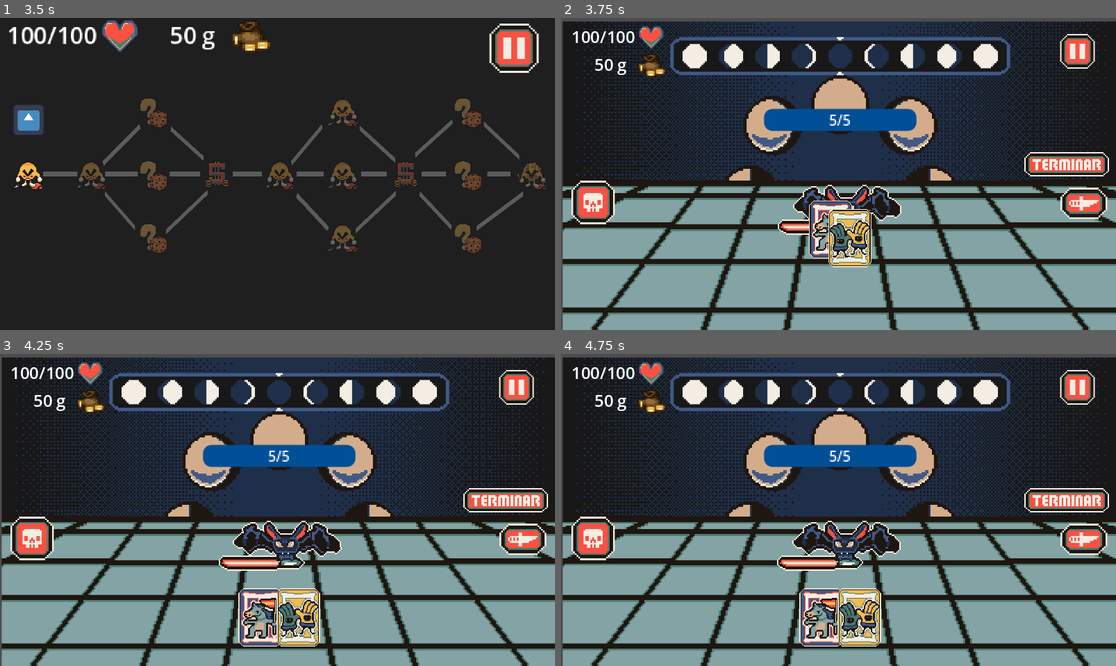
Above: before the commit, frames 1-4 (two rows, left to right).
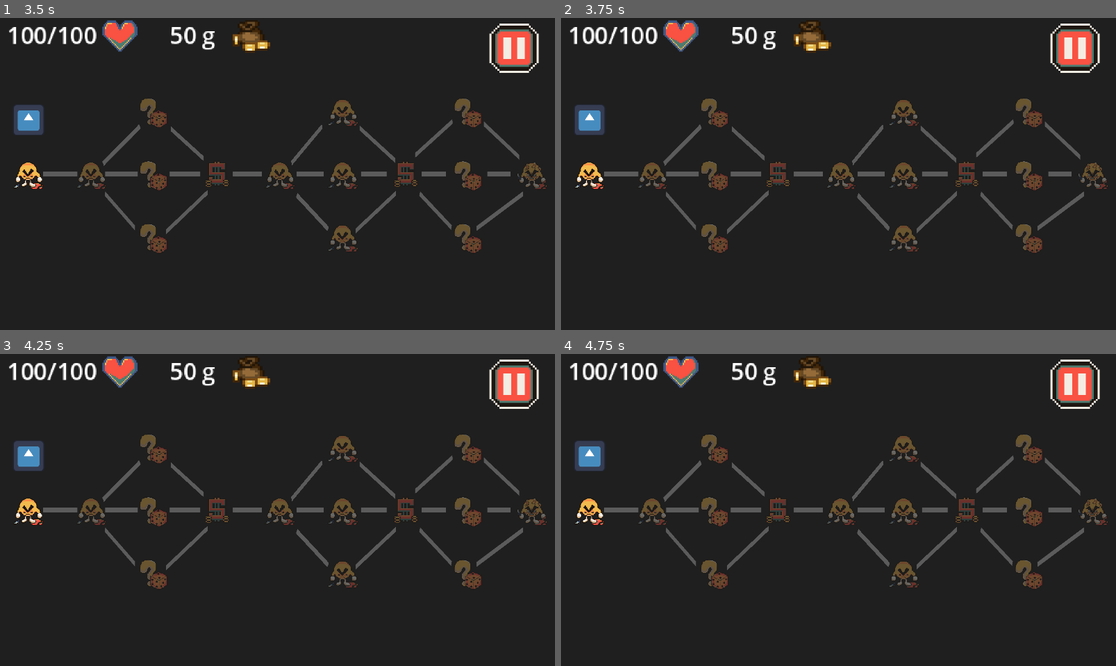
Above: after the commit, the same moments.

Repository: DarkJans19/GameJam_2026
Game: Godot game, scene res://stages/menu/menu.tscn
Two runs of this game, one before a commit and one after it. Both use one fixed random seed, a clock stepped at 60 frames per second and the inputs below. The engine's default icon, where the game draws it, is replaced by a stand-in: a white triangle on a blue panel in a dark square. Sound files missing from this copy of the repository are replaced by a short silence.
Inputs (mouse positions are in pixels of both pictures, inside the frame that each line leads up to):
- Up to frame 1 (3.5 s): click "Play" at 0.5 s; click (516, 49) at 1.25 s; click "Ir al menu" at 2 s; click "Play" at 2.75 s
- Up to frame 2 (3.75 s): tap Enter at 3.5 s; move the mouse to (588, 174) at 3.52 s; tap W (attack) at 3.6 s; click (588, 174) at 3.67 s
- Up to frame 3 (4.25 s): tap A (hurt) at 3.8 s
- Up to frame 4 (4.75 s): click (1082, 538) at 4.27 s

Frame 1 is identical in both runs. In frame 2, 68% of the frame differs, in the area x 0-100%, y 0-100%; in frame 3, 68%; in frame 4, 68%.

Commit message:
Agregue todo el apartado de musica en el combate, y las cartas, hace falta implementar sonidos a los enemigos especificos

Diff:
--- a/entities/enemy/EnemyData.gd
+++ b/entities/enemy/EnemyData.gd
@@ -8,6 +8,12 @@
 @export var heal_amount : int = 2
 
 @export var sprite : Texture2D
+
+@export var hurt_audio: AudioStream
+
+@export var attack_audio: AudioStream
+
+@export var intro_audio: AudioStream
 
 @export var moon_phase_turns : Dictionary = {
 	CombatManager.LunarPhase.NEW_MOON : [
--- a/entities/player/cards/card/card.gd
+++ b/entities/player/cards/card/card.gd
@@ -11,7 +11,8 @@
 @onready var sprite_visual: Sprite2D = $Sprite2D
 @onready var timer = $Timer
 @onready var collision_shape: CollisionShape2D = $Area2D/CollisionShape2D
-
+@onready var audio = $AudioStreamPlayer2D
+@onready var audio_selected_card = $select_card
 
 func _ready() -> void:
 	timer.wait_time = 0.4
@@ -35,6 +36,7 @@
 		collision_shape.shape.size = texture_size
 
 func _on_area_2d_mouse_entered() -> void:
+	audio.play()
 	emit_signal("hovered", self)
 	timer.start()
 
@@ -45,6 +47,7 @@
 
 func _on_area_2d_input_event(viewport: Node, event: InputEvent, shape_idx: int) -> void:
 	if event is InputEventMouseButton and event.pressed and event.button_index == MOUSE_BUTTON_LEFT:
+		audio_selected_card.play()
 		emit_signal("selected", self)
 
 func _on_timer_timeout() -> void:
--- a/entities/player/cards/card/card.tscn
+++ b/entities/player/cards/card/card.tscn
@@ -1,6 +1,8 @@
 [gd_scene format=3 uid="uid://v1we4m2libkl"]
 
 [ext_resource type="Script" uid="uid://vs45iy3pkqp5" path="res://entities/player/cards/card/card.gd" id="1_q5fv7"]
+[ext_resource type="AudioStream" uid="uid://tnyxpess2r4h" path="res://assets/Audios/card_sound.mp3" id="2_milyp"]
+[ext_resource type="AudioStream" uid="uid://ov4kt41lrpq" path="res://assets/Audios/select_card.mp3" id="3_k6mbm"]
 
 [sub_resource type="RectangleShape2D" id="RectangleShape2D_q5fv7"]
 
@@ -18,6 +20,14 @@
 wait_time = 3.0
 one_shot = true
 
+[node name="AudioStreamPlayer2D" type="AudioStreamPlayer2D" parent="." unique_id=880153659]
+stream = ExtResource("2_milyp")
+bus = &"SFX"
+
+[node name="select_card" type="AudioStreamPlayer2D" parent="." unique_id=1539568848]
+stream = ExtResource("3_k6mbm")
+volume_db = -10.0
+
 [connection signal="input_event" from="Area2D" to="." method="_on_area_2d_input_event"]
 [connection signal="mouse_entered" from="Area2D" to="." method="_on_area_2d_mouse_entered"]
 [connection signal="mouse_exited" from="Area2D" to="." method="_on_area_2d_mouse_exited"]
--- a/entities/player/cards/card/effects/Effect.gd
+++ b/entities/player/cards/card/effects/Effect.gd
@@ -17,7 +17,6 @@
 @export var target_type: TargetType
 @export var random_targets_count: int = 1
 
-# --- NUEVAS VARIABLES PARA AUTOMATIZAR EL TEXTO DEFAULT ---
 @export var effect_value: int = 0
 @export var card_type_tag: String = ""
 
--- a/entities/player/cards/card_manager/CardManager.tscn
+++ b/entities/player/cards/card_manager/CardManager.tscn
@@ -1,6 +1,21 @@
 [gd_scene format=3 uid="uid://q6d27imrgt4t"]
 
 [ext_resource type="Script" uid="uid://cq3p8ynenpav8" path="res://entities/player/cards/card_manager/card_manager.gd" id="1_mynes"]
+[ext_resource type="AudioStream" uid="uid://ov4kt41lrpq" path="res://assets/Audios/select_card.mp3" id="2_f88k1"]
+[ext_resource type="AudioStream" uid="uid://1mchy6ku00kt" path="res://assets/Audios/make_damage.mp3" id="3_7s7xp"]
+[ext_resource type="AudioStream" uid="uid://bya02ywa77xhm" path="res://assets/Audios/sacrifice_cards.mp3" id="4_xl346"]
 
 [node name="CardManager" type="Node2D" unique_id=1051861820]
 script = ExtResource("1_mynes")
+
+[node name="hacer_daño" type="AudioStreamPlayer2D" parent="." unique_id=1754370114]
+stream = ExtResource("3_7s7xp")
+
+[node name="curar" type="AudioStreamPlayer2D" parent="." unique_id=97048161]
+stream = ExtResource("2_f88k1")
+
+[node name="defensa" type="AudioStreamPlayer2D" parent="." unique_id=454323499]
+stream = ExtResource("3_7s7xp")
+
+[node name="sacrifice_cards" type="AudioStreamPlayer2D" parent="." unique_id=1292728677]
+stream = ExtResource("4_xl346")
--- a/entities/player/cards/card_manager/card_manager.gd
+++ b/entities/player/cards/card_manager/card_manager.gd
@@ -10,6 +10,11 @@
 var player_hand_reference
 var active_hover_card = null
 var contenedor_ui: Control
+
+# Audio
+@onready var make_damage_audio = $"hacer_daño"
+@onready var heal_audio = $curar
+@onready var defense_audio = $defensa
 
 func _ready() -> void:
 	add_to_group("CardManager")
@@ -148,15 +153,30 @@
 		match data.card_type_action:
 			CardData.CardTypeAction.DAMAGE:
 				if clicked_target and clicked_target.is_in_group("enemies"):
+					make_damage_audio.play()
 					clicked_target.take_damage(data.effect_value)
 			CardData.CardTypeAction.HEAL:
 				var player = get_tree().get_first_node_in_group("game_manager")
 				if player:
+					heal_audio.play()
 					player.curar_jugador(data.effect_value)
 			CardData.CardTypeAction.SHIELD:
 				var player = get_tree().get_first_node_in_group("health")
 				if player:
+					defense_audio.play()
 					player.ganar_armadura(data.effect_value)
+
+	for effect in card.card_data.effects:
+		if effect and effect.has_method("apply_effect"):
+
+			effect.apply_effect(clicked_target, get_tree())
+		else:
+			push_error("El efecto no es válido o no tiene implementado el método 'effect'")
+			return false
+
+	player_hand_reference.remove_cards_of_hand(card)
+	card.queue_free()
+	return true
 
 	for effect in card.card_data.effects:
 		if effect and effect.has_method("apply_effect"):
@@ -169,17 +189,6 @@
 	card.queue_free()
 	return true
 
-	for effect in card.card_data.effects:
-		if effect and effect.has_method("apply_effect"):
-			effect.apply_effect(clicked_target, get_tree())
-		else:
-			push_error("El efecto no es válido o no tiene implementado el método 'effect'")
-			return false
-
-	player_hand_reference.remove_cards_of_hand(card)
-	card.queue_free()
-	return true
-
 func sacrifice_card() -> void:
 	for card in selected_cards:
 		if card.card_data.type != CardData.CardType.NORMAL:
@@ -190,6 +199,7 @@
 
 	print("Sacrificando cartas...")
 	for card in selected_cards:
+		$sacrifice_cards.play()
 		if combat:
 			# Aquí defines cuántos puntos otorga cada carta normal (por ejemplo, 1 punto)
 			combat.puntos_sacrificio += 1
--- a/entities/player/deck/Deck.tscn
+++ b/entities/player/deck/Deck.tscn
@@ -1,6 +1,7 @@
 [gd_scene format=3 uid="uid://bapdcwi3gl58p"]
 
 [ext_resource type="Script" uid="uid://ds4l6trp7b2q2" path="res://entities/player/deck/deck.gd" id="1_x4kaa"]
+[ext_resource type="AudioStream" uid="uid://c4snmeftl16uc" path="res://assets/Audios/steal_cards.mp3" id="2_jt1m0"]
 
 [sub_resource type="RectangleShape2D" id="RectangleShape2D_udrku"]
 size = Vector2(510, 243)
@@ -15,3 +16,7 @@
 [node name="CollisionShape2D" type="CollisionShape2D" parent="Area2D" unique_id=541604340]
 position = Vector2(0, -1)
 shape = SubResource("RectangleShape2D_udrku")
+
+[node name="robar_cartas" type="AudioStreamPlayer2D" parent="." unique_id=2132153410]
+stream = ExtResource("2_jt1m0")
+bus = &"SFX"
--- a/entities/player/deck/deck.gd
+++ b/entities/player/deck/deck.gd
@@ -25,7 +25,6 @@
 		if not ResourceLoader.exists(card_path):
 			push_error("No se pudo encontrar el recurso: " + card_path)
 			continue
-
 		var resource = load(card_path)
 
 		if resource is CardData:
@@ -59,6 +58,7 @@
 			draw_card(amount, comodin_deck)
 
 func draw_card(amount_cards_to_drawn: int, deck: Array) -> void:
+	$robar_cartas.play()
 	for i in range(amount_cards_to_drawn):
 		if deck.is_empty():
 			break
--- a/project.godot
+++ b/project.godot
@@ -14,6 +14,10 @@
 run/main_scene="uid://dv7m4cs71mrig"
 config/features=PackedStringArray("4.6", "GL Compatibility")
 config/icon="res://assets/icon.svg"
+
+[audio]
+
+buses/default_bus_layout="uid://bmrsi2t36nmbo"
 
 [autoload]
 
--- a/stages/combat/combat.gd
+++ b/stages/combat/combat.gd
@@ -74,6 +74,10 @@
 @onready var pause_menu : PauseMenu = $Pause
 @onready var victory_screen : VictoryScreen = $Victory
 @onready var defeat_screen : LoseScreen = $Lose
+
+# Audio
+@onready var button_effect = $button_effect
+@onready var enemy_select_effect = $enemy_select
 
 var enemy_scene : PackedScene = preload("res://entities/enemy/enemy.tscn")
 const PAUSE_MENU_SCENE = preload("res://stages/ui/pause.tscn")
@@ -260,7 +264,11 @@
 	emit_signal("jugador_selecciona_enemigo")
 
 func establecer_personaje(personaje) -> void: personaje_seleccionado = personaje
-func establecer_objetivo(personaje) -> void: personaje_objetivo = personaje
+
+func establecer_objetivo(personaje) -> void:
+	personaje_objetivo = personaje
+	enemy_select_effect.play()
+
 func iniciar_ataque() -> void:
 	emit_signal("ataque_iniciado")
 	personaje_seleccionado.atacar_personaje(personaje_objetivo)
@@ -277,10 +285,12 @@
 		moon_phases_sprite.frame = MOON_PHASE_FRAMES[lunar_phase]
 
 func _on_finish_turn_button_down() -> void:
+	button_effect.play()
 	if actual_turn == TurnState.PLAYER_TURN:
 		start_enemy_turn()
 
 func _on_attack_button_down() -> void:
+	button_effect.play()
 	if actual_turn != TurnState.PLAYER_TURN: return
 
 	var cm = get_tree().get_first_node_in_group("CardManager")
@@ -315,6 +325,7 @@
 		verificar_estado_batalla()
 
 func _on_sacrifice_button_down() -> void:
+	button_effect.play()
 	if actual_turn != TurnState.PLAYER_TURN: return
 	var cm = get_tree().get_first_node_in_group("CardManager")
 	if not cm or cm.selected_cards.is_empty(): return
@@ -337,6 +348,6 @@
 		if pause_menu:
 			pause_menu.toggle_pause()
 
-
 func _on_pause_pressed() -> void:
+	button_effect.play()
 	pause_menu.toggle_pause()
--- a/stages/combat/combat.tscn
+++ b/stages/combat/combat.tscn
@@ -18,6 +18,8 @@
 [ext_resource type="PackedScene" uid="uid://cx8d0ndpjfa07" path="res://stages/ui/lose.tscn" id="16_t7ues"]
 [ext_resource type="PackedScene" uid="uid://coiml5msg4gtj" path="res://stages/ui/victory.tscn" id="17_c7lf3"]
 [ext_resource type="AudioStream" uid="uid://cqkanf00cmyqi" path="res://assets/Audios/Battle Theme.mp3" id="18_t7ues"]
+[ext_resource type="AudioStream" uid="uid://e2snkhaco4jl" path="res://assets/Audios/button_effect.mp3" id="19_c7lf3"]
+[ext_resource type="AudioStream" uid="uid://co70x1hcbnhl" path="res://assets/Audios/enemy_select.mp3" id="20_etoid"]
 
 [node name="Combat" type="Node2D" unique_id=1594128356]
 script = ExtResource("1_cfiq8")
@@ -150,6 +152,7 @@
 flat = true
 
 [node name="Pause" parent="." unique_id=1715612470 instance=ExtResource("15_7oxte")]
+visible = false
 z_index = 200
 offset_left = -149.0
 offset_top = -121.0
@@ -175,12 +178,20 @@
 offset_bottom = -139.0
 scale = Vector2(0.8, 0.8)
 
-[node name="AudioStreamPlayer2D" type="AudioStreamPlayer2D" parent="." unique_id=871918831]
+[node name="music" type="AudioStreamPlayer2D" parent="." unique_id=1103142237]
 stream = ExtResource("18_t7ues")
 autoplay = true
 bus = &"Music"
 parameters/looping = true
 
+[node name="button_effect" type="AudioStreamPlayer2D" parent="." unique_id=1992856609]
+stream = ExtResource("19_c7lf3")
+bus = &"SFX"
+
+[node name="enemy_select" type="AudioStreamPlayer2D" parent="." unique_id=1530357842]
+stream = ExtResource("20_etoid")
+bus = &"SFX"
+
 [connection signal="button_down" from="Attack" to="." method="_on_attack_button_down"]
 [connection signal="button_down" from="Sacrifice" to="." method="_on_sacrifice_button_down"]
 [connection signal="button_down" from="FinishTurn" to="." method="_on_finish_turn_button_down"]
--- a/stages/map/event.gd
+++ b/stages/map/event.gd
@@ -1,7 +1,7 @@
 extends Control
 
 @export var world_index:int = 0
-
+@onready var audio = $"../click_effect"
 func _ready() -> void:
 	size = Vector2(64, 64)
 	custom_minimum_size = Vector2(64, 64)
@@ -25,4 +25,6 @@
 			print("CLICK:", name)
 
 			if get_parent() and get_parent().has_method("_on_event_gui_input"):
+				audio.play()
+				await audio.finished
 				get_parent()._on_event_gui_input(event, name)
--- a/stages/map/map.tscn
+++ b/stages/map/map.tscn
@@ -10,6 +10,7 @@
 [ext_resource type="PackedScene" uid="uid://b662s4f2al1rk" path="res://entities/player/gold.tscn" id="8_1oiya"]
 [ext_resource type="Texture2D" uid="uid://dss0i0a3pdla7" path="res://assets/UI/UI Pausa.png" id="9_1oiya"]
 [ext_resource type="PackedScene" uid="uid://4y02hes2oncj" path="res://stages/ui/pause.tscn" id="10_2afta"]
+[ext_resource type="AudioStream" uid="uid://cxhx4l1fijbel" path="res://assets/Audios/click_effect.mp3" id="12_buyr3"]
 [ext_resource type="AudioStream" uid="uid://bdtk42d0bee20" path="res://assets/Audios/Title Theme.mp3" id="12_nar4y"]
 
 [sub_resource type="Gradient" id="Gradient_xghif"]
@@ -375,4 +376,9 @@
 bus = &"Music"
 parameters/looping = true
 
+[node name="click_effect" type="AudioStreamPlayer2D" parent="." unique_id=195496804]
+stream = ExtResource("12_buyr3")
+volume_db = 24.0
+bus = &"SFX"
+
 [connection signal="pressed" from="pause" to="." method="_on_pause_pressed"]
--- a/stages/menu/menu.gd
+++ b/stages/menu/menu.gd
@@ -2,7 +2,6 @@
 
 func _ready() -> void:
 	pass
-
 
 func _on_play_button_pressed() -> void:
 	game_manager.call("reset_progress")
--- a/stages/menu/menu.tscn
+++ b/stages/menu/menu.tscn
@@ -1,6 +1,7 @@
 [gd_scene format=3 uid="uid://dv7m4cs71mrig"]
 
 [ext_resource type="Script" uid="uid://cbm04l5a4eu1a" path="res://stages/menu/menu.gd" id="1_xh5sh"]
+[ext_resource type="AudioStream" uid="uid://bdtk42d0bee20" path="res://assets/Audios/Title Theme.mp3" id="2_5n37s"]
 
 [node name="Control" type="Control" unique_id=1665532082]
 layout_mode = 3
@@ -56,6 +57,11 @@
 layout_mode = 2
 text = "Exit"
 
+[node name="AudioStreamPlayer2D" type="AudioStreamPlayer2D" parent="." unique_id=1837361339]
+stream = ExtResource("2_5n37s")
+autoplay = true
+bus = &"Music"
+
 [connection signal="pressed" from="VBoxContainer/PlayButton" to="." method="_on_play_button_pressed"]
 [connection signal="pressed" from="VBoxContainer/SettingsButton" to="." method="_on_settings_button_pressed"]
 [connection signal="pressed" from="VBoxContainer/ExitButton" to="." method="_on_options_button_pressed"]
Not shown, added: assets/Audios/AudioCosoCosa.mp3.import
Not shown, added: assets/Audios/CardSelect.mp3.import
Not shown, changed: assets/Audios/Enemie HurtL.mp3.import
Not shown, added: assets/Audios/Victoria.mp3.import
Not shown, added: assets/Audios/button_effect.mp3.import
Not shown, added: assets/Audios/card_effect.mp3.import
Not shown, added: assets/Audios/card_sound.mp3.import
Not shown, added: assets/Audios/enemy_select.mp3.import
Not shown, added: assets/Audios/make_damage.mp3.import
Not shown, added: assets/Audios/sacrifice_cards.mp3.import
Not shown, added: assets/Audios/select_card.mp3.import
Not shown, added: assets/Audios/shield.mp3.import
(and 13 more such lines)
